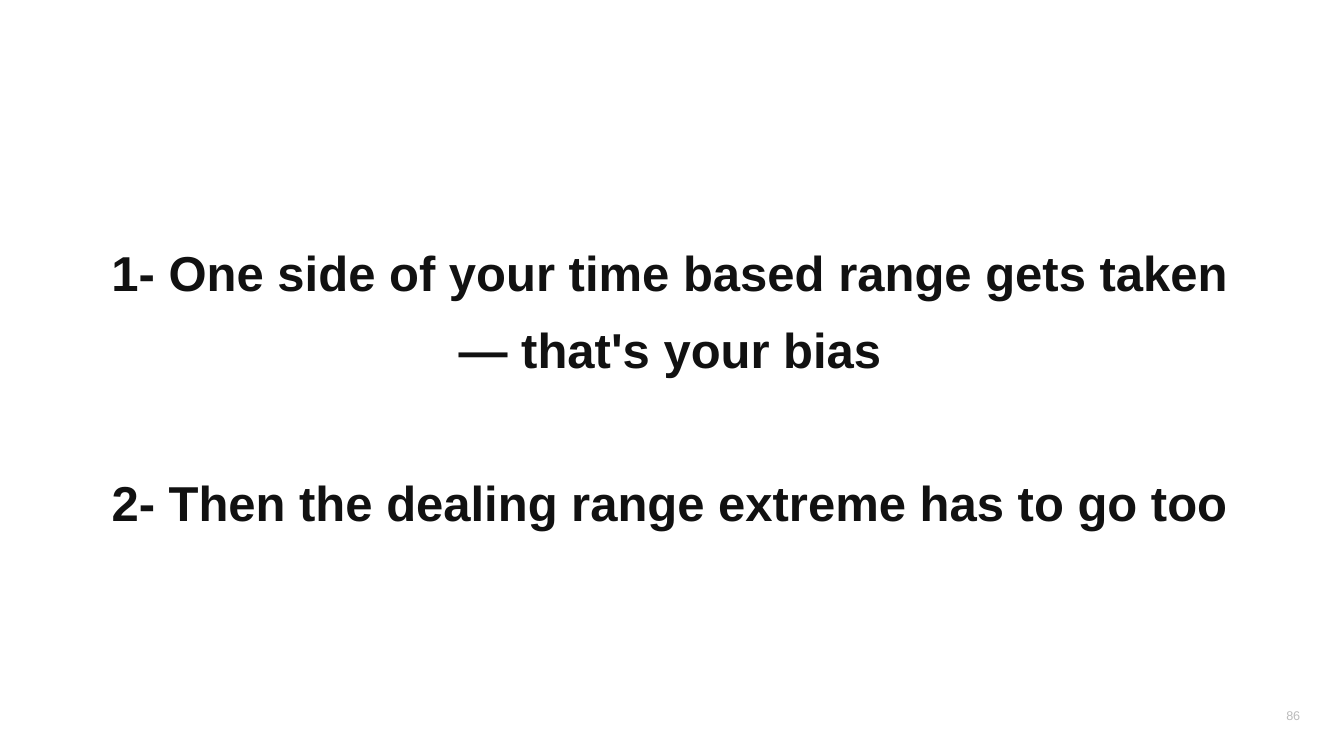
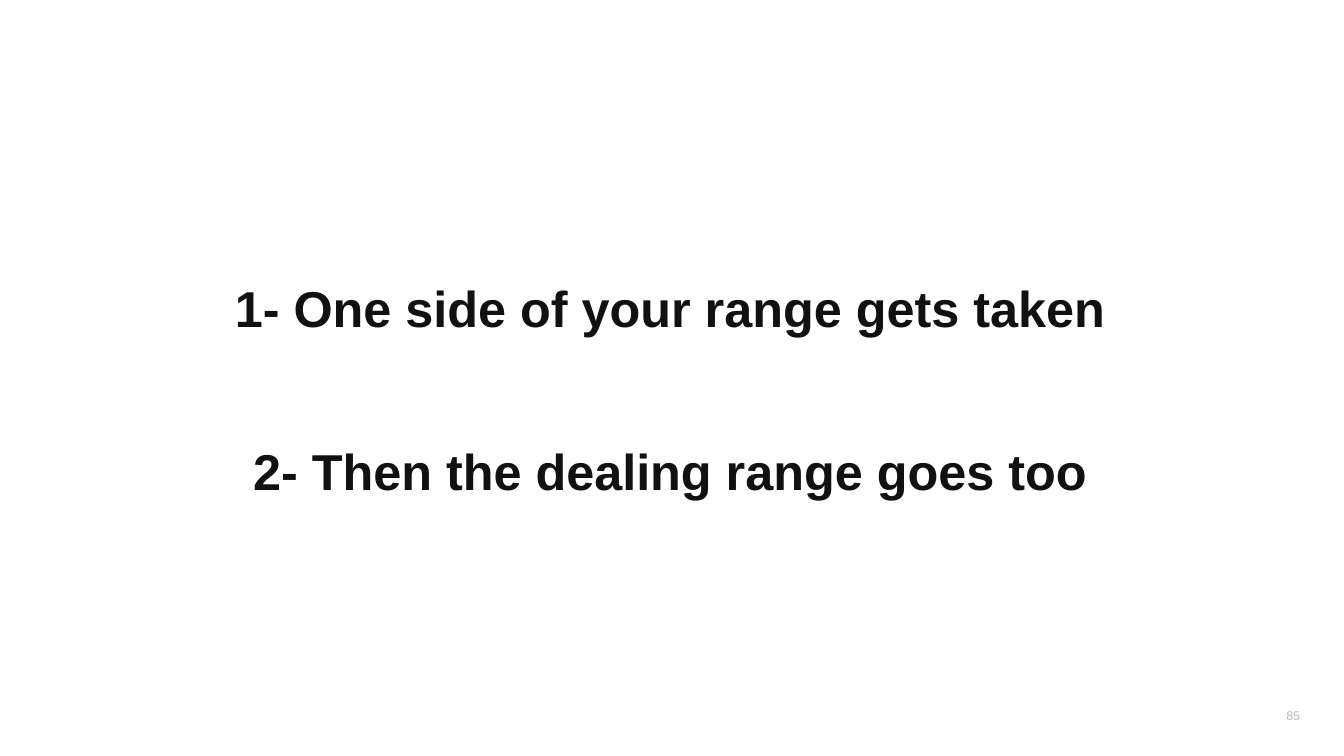
Before and after one commit to heikstepo/webinar-tracking, a slide deck: slide 85 of webinar-rauf/23-DTR-content-section-internal.pptx (slide 86 before the commit). Drawn at 1344x756 pixels with LibreOffice and Linux fonts; fonts in the diff are those of the drawing. Boxes give left, top, right and bottom in pixels: in the first picture for what was removed or moved away, otherwise in the second. Text is boxed around its words. In the diff, an @@ line names an element or a change of style, - is before the commit and + after.

```diff
--- a/webinar-rauf/23-DTR-content-section-internal.pptx
+++ b/webinar-rauf/23-DTR-content-section-internal.pptx
@@ text at bbox=[235, 290, 1105, 500]: text changed; size 35 to 36 pt @@
-1- One side of your time based range gets taken
-— that's your bias
-2- Then the dealing range extreme has to go too
+1- One side of your range gets taken
+2- Then the dealing range goes too
```
Also in this commit, not shown: 250 other slides changed, 13 slides added, 4 slides removed, 2 other files.
